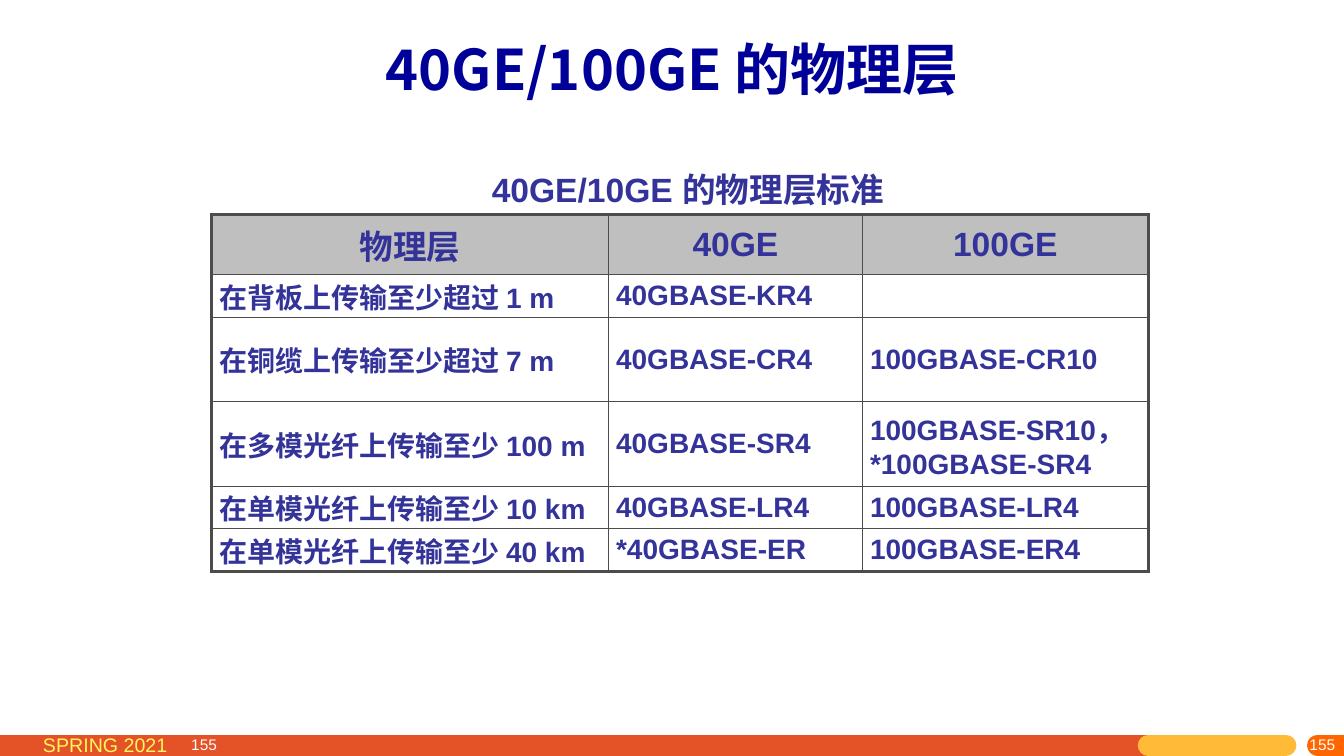
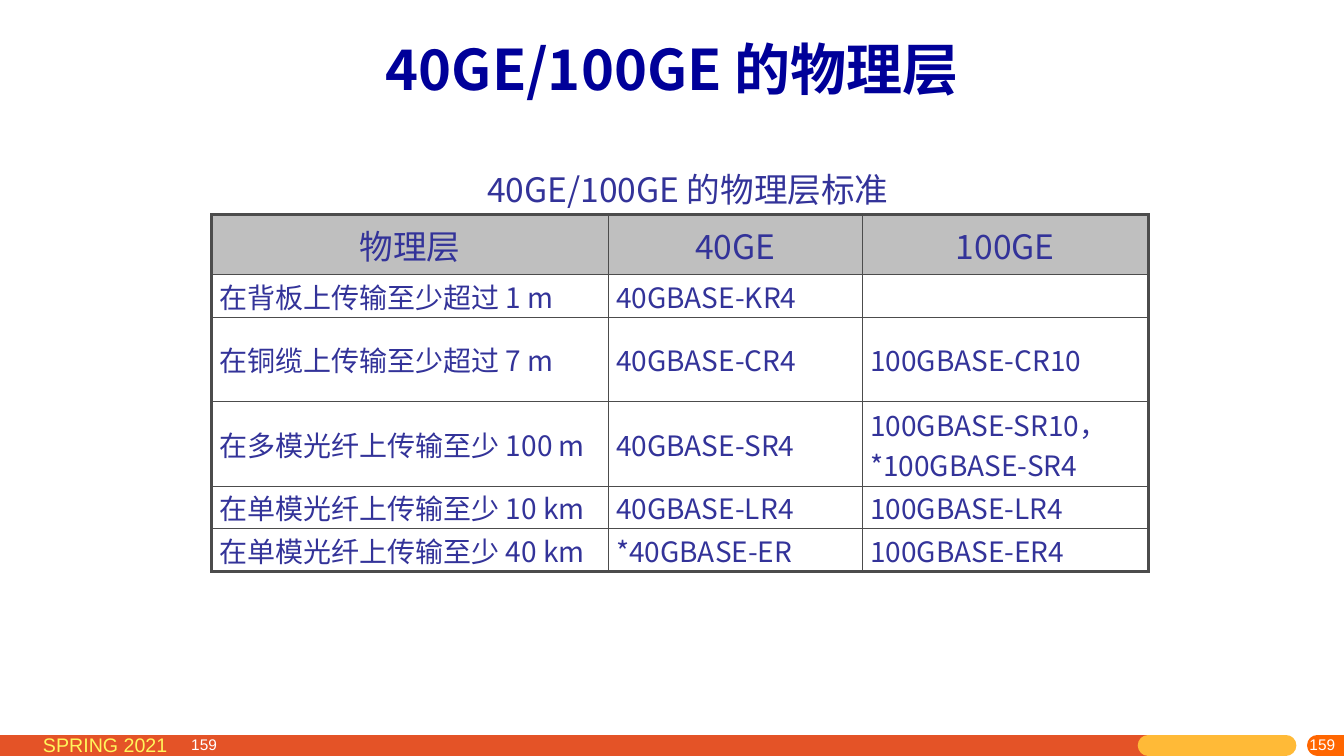
Before and after one commit to network-whu/2021, a slide deck: slide 159 of slides/instruction/03.pptx (slide 155 before the commit). Drawn at 1344x756 pixels with LibreOffice and Linux fonts; fonts in the diff are those of the drawing. Boxes give left, top, right and bottom in pixels: in the first picture for what was removed or moved away, otherwise in the second. Text is boxed around its words. In the diff, an @@ line names an element or a change of style, - is before the commit and + after.

```diff
--- a/slides/instruction/03.pptx
+++ b/slides/instruction/03.pptx
@@ text at bbox=[487, 173, 889, 208]: text changed; font Arial to Noto Sans CJK SC; bold off @@
-40GE/10GE 的物理层标准
+40GE/100GE 的物理层标准
@@ table at bbox=[212, 215, 1148, 572] @@
@@ font Arial to Noto Sans CJK SC, bold off @@
@@ page number at bbox=[191, 739, 217, 750]: text changed @@
-155
+159
@@ page number at bbox=[1085, 738, 1344, 756]: text changed @@
-155
+159
@@ page number at bbox=[1308, 737, 1334, 753]: text changed @@
-155
+159
@@ page number at bbox=[1325, 739, 1344, 750]: text changed @@
-155
+159
```
Also in this commit, not shown: 23 other slides changed, 5 slides added, 3 other files.
